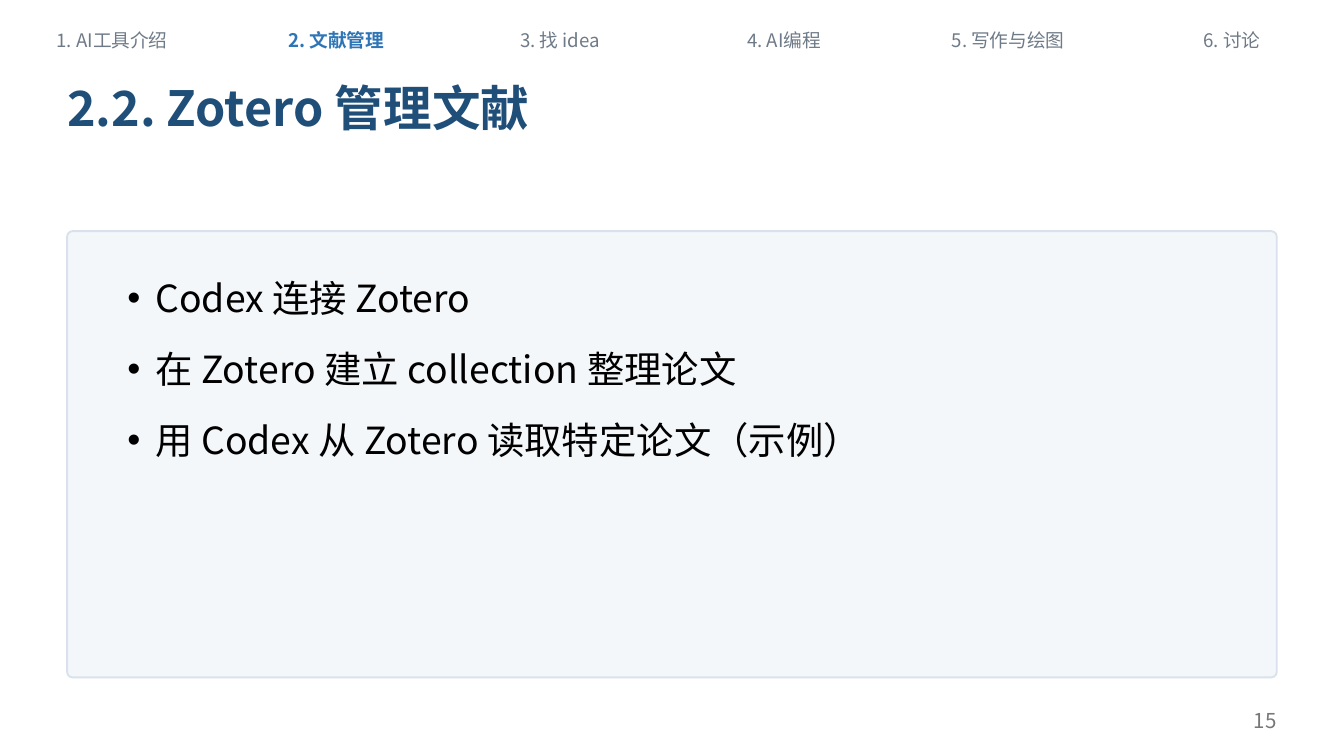
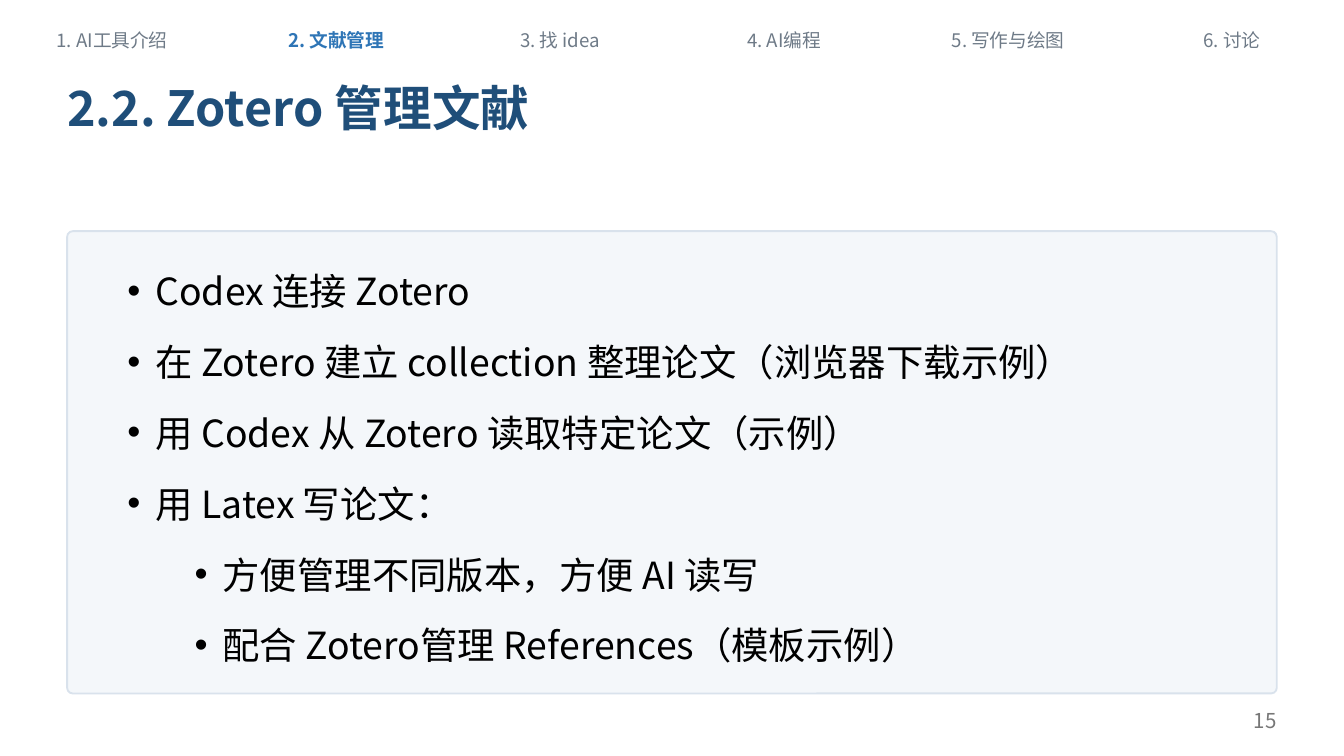
Before and after one commit to sicilyala/ai_sharing, a slide deck: slide 15 of docs/ai-workflow-sharing-v1.pptx. Drawn at 1344x756 pixels with LibreOffice and Linux fonts; fonts in the diff are those of the drawing. Boxes give left, top, right and bottom in pixels: in the first picture for what was removed or moved away, otherwise in the second. Text is boxed around its words. In the diff, an @@ line names an element or a change of style, - is before the commit and + after.

```diff
--- a/docs/ai-workflow-sharing-v1.pptx
+++ b/docs/ai-workflow-sharing-v1.pptx
@@ rounded rectangle: place and size @@
-rounded rectangle at <box>67,231,1277,677</box>
+rounded rectangle at <box>67,231,1277,694</box>
@@ text "Codex 连接 Zotero": place and size @@
-text "Codex 连接 Zotero" at <box>155,280,861,458</box>
+text "Codex 连接 Zotero" at <box>155,273,1073,663</box>
@@ text at <box>155,344,1073,380</box>: text changed @@
-• 在 Zotero 建立 collection 整理论文
+• 在 Zotero 建立 collection 整理论文（浏览器下载示例）
@@ text at <box>155,486,919,663</box>: paragraphs added @@
+• 用 Latex 写论文：
+  • 方便管理不同版本，方便 AI 读写
+  • 配合 Zotero管理 References（模板示例）
```
Also in this commit, not shown: 11 other slides changed, 7 other files.
